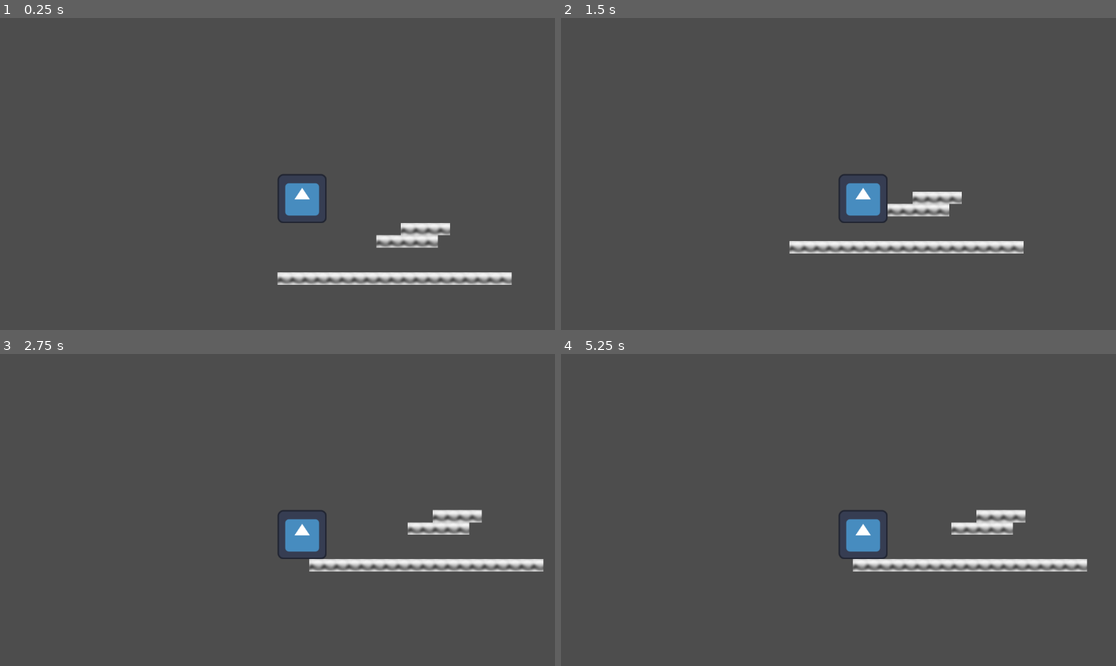
Above: before the commit, frames 1-4 (two rows, left to right).
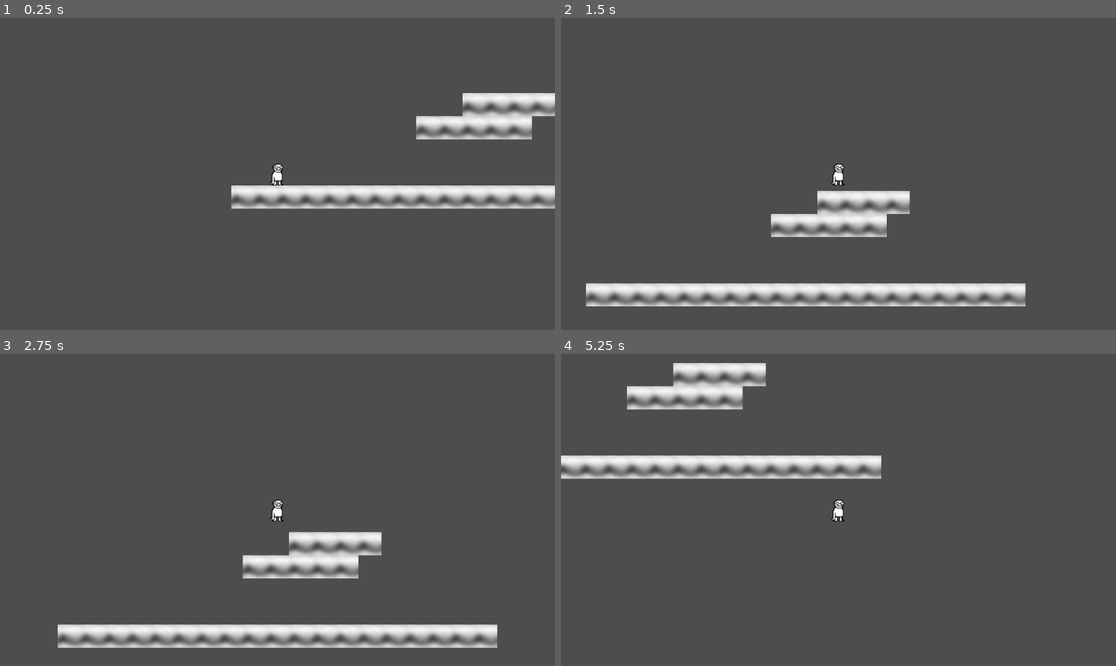
Above: after the commit, the same moments.

Repository: Evve01/March-Game-Jam-24
Game: Godot game, scene res://node_3d.tscn
Same seed, same stepped clock (60 frames per second), same inputs: the game is played once before the commit and once after it. The engine's default icon, where the game draws it, is replaced by a stand-in: a white triangle on a blue panel in a dark square.
Inputs:
- Up to frame 1 (0.25 s): no input
- Up to frame 2 (1.5 s): hold Up (ui_up) 0.53-1.28 s; hold Right (ui_right) from 0.53 s (still down); tap Up (ui_up) at 1.35 s
- Up to frame 3 (2.75 s): tap Up (ui_up) at 1.52, 1.82 s; release Right (ui_right) at 2.03 s; hold Left (ui_left) from 2.03 s (still down); hold Up (ui_up) from 2.03 s (still down)
- Up to frame 4 (5.25 s): release Left (ui_left) at 2.78 s; release Up (ui_up) at 2.78 s; hold Right (ui_right) 2.78-4.28 s; tap Up (ui_up) at 2.85, 3.02, 3.32, 4.35, 4.52, 4.82 s; hold Up (ui_up) 3.53-4.28 s; hold Left (ui_left) 4.28-5.03 s; hold Right (ui_right) from 5.03 s (still down); hold Up (ui_up) from 5.03 s (still down)

The runs differ from the first frame. In frame 1, 9.5% of the frame differs, in the area x 41-100%, y 24-86%; in frame 2, 10%; in frame 3, 11%, in the area x 10-98%, y 46-95%; in frame 4, 9.9%.

Commit message:
Updtaing sprites and fixing camera

Diff:
--- a/Camera2D.gd
+++ b/Camera2D.gd
@@ -1,5 +1,5 @@
 extends Camera2D
-@export var zoom_level = 0.8;
+var zoom_level = 1.5
 
 # Called when the node enters the scene tree for the first time.
 func _ready():
--- a/Player_test.gd
+++ b/Player_test.gd
@@ -2,10 +2,14 @@
 
 
 const SPEED = 300.0
-const JUMP_VELOCITY = -400.0
+const JUMP_VELOCITY = -600.0
+var sound
 
 # Get the gravity from the project settings to be synced with RigidBody nodes.
 var gravity = ProjectSettings.get_setting("physics/2d/default_gravity")
+
+func _ready():
+	sound = get_node("AudioStreamPlayer")
 
 func _physics_process(delta):
 	# Add the gravity.
@@ -15,6 +19,7 @@
 	# Handle jump.
 	if Input.is_action_just_pressed("ui_up") and is_on_floor():
 		velocity.y = JUMP_VELOCITY
+		sound.play()
 
 	# Get the input direction and handle the movement/deceleration.
 	# As good practice, you should replace UI actions with custom gameplay actions.
--- a/node_3d.tscn
+++ b/node_3d.tscn
@@ -1,9 +1,10 @@
-[gd_scene load_steps=10 format=3 uid="uid://c3dhqvtn0bajh"]
+[gd_scene load_steps=11 format=3 uid="uid://c3dhqvtn0bajh"]
 
 [ext_resource type="Script" path="res://Player_test.gd" id="1_18unp"]
 [ext_resource type="Texture2D" uid="uid://xblml4sfbqjg" path="res://ground1.png" id="1_i3giq"]
-[ext_resource type="Texture2D" uid="uid://5e84tpjee5jg" path="res://icon.svg" id="2_eairr"]
 [ext_resource type="Script" path="res://Camera2D.gd" id="3_ja6tt"]
+[ext_resource type="Texture2D" uid="uid://dado82jg8vtfm" path="res://sprites/player_idle.png" id="5_61hbv"]
+[ext_resource type="AudioStream" uid="uid://bwxpgccxs0tby" path="res://sounds/jump.wav" id="5_c8ynd"]
 
 [sub_resource type="TileSetAtlasSource" id="TileSetAtlasSource_1ibbu"]
 texture = ExtResource("1_i3giq")
@@ -19,7 +20,7 @@
 sources/0 = SubResource("TileSetAtlasSource_1ibbu")
 
 [sub_resource type="RectangleShape2D" id="RectangleShape2D_d87dj"]
-size = Vector2(127.5, 128)
+size = Vector2(32, 32)
 
 [sub_resource type="PhysicsMaterial" id="PhysicsMaterial_kkkw5"]
 friction = 0.3
@@ -39,17 +40,20 @@
 [node name="CharacterBody2D" type="CharacterBody2D" parent="Node2D"]
 script = ExtResource("1_18unp")
 
-[node name="TextureRect" type="TextureRect" parent="Node2D/CharacterBody2D"]
-offset_right = 128.0
-offset_bottom = 128.0
-texture = ExtResource("2_eairr")
-
 [node name="CollisionShape2D" type="CollisionShape2D" parent="Node2D/CharacterBody2D"]
-position = Vector2(64.25, 64)
+position = Vector2(64, 245)
 shape = SubResource("RectangleShape2D_d87dj")
 
 [node name="Camera2D" type="Camera2D" parent="Node2D/CharacterBody2D"]
+position = Vector2(64, 245)
 script = ExtResource("3_ja6tt")
+
+[node name="AudioStreamPlayer" type="AudioStreamPlayer" parent="Node2D/CharacterBody2D"]
+stream = ExtResource("5_c8ynd")
+
+[node name="Sprite2D" type="Sprite2D" parent="Node2D/CharacterBody2D"]
+position = Vector2(64, 245)
+texture = ExtResource("5_61hbv")
 
 [node name="StaticBody2D" type="StaticBody2D" parent="Node2D"]
 position = Vector2(240, 326)
